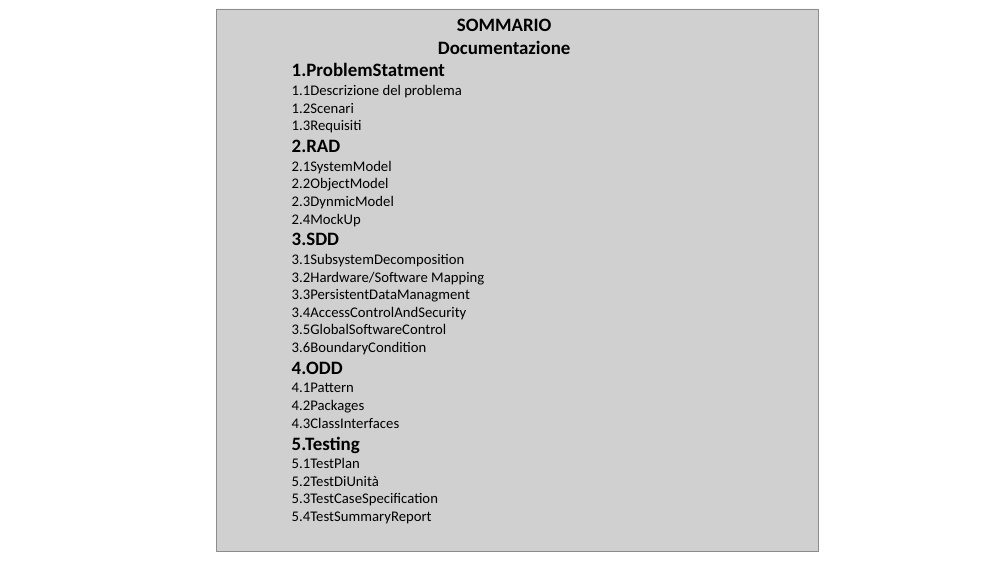
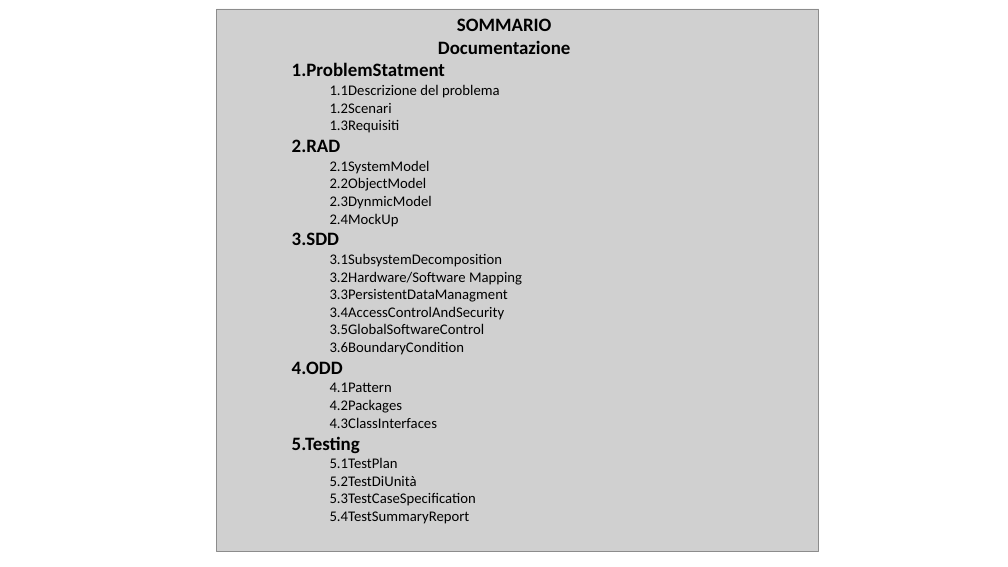
Before and after one commit to mario-santoro/Uni-AirLines, a slide deck: slide 2 of presentazioneIS.pptx. Drawn at 1008x567 pixels with LibreOffice and Linux fonts; fonts in the diff are those of the drawing; grey boxes stand for pictures. Boxes give left, top, right and bottom in pixels: in the first picture for what was removed or moved away, otherwise in the second. Text is boxed around its words. In the diff, an @@ line names an element or a change of style, - is before the commit and + after.

```diff
--- a/presentazioneIS.pptx
+++ b/presentazioneIS.pptx
@@ text at bbox=[330, 84, 522, 524]: list level 1 to 2 in "1.1Descrizione del problema"; list level 1 to 2 in "1.2Scenari"; list level 1 to 2 in "1.3Requisiti"; list level 1 to 2 in "2.1SystemModel"; list level 1 to 2 in "2.2ObjectModel"; list level 1 to 2 in "2.3DynmicModel"; list level 1 to 2 in "2.4MockUp"; list level 1 to 2 in "3.1SubsystemDecomposition"; list level 1 to 2 in "3.2Hardware/Software Mapping"; list level 1 to 2 in "3.3PersistentDataManagment"; list level 1 to 2 in "3.4AccessControlAndSecurity"; list level 1 to 2 in "3.5GlobalSoftwareControl"; list level 1 to 2 in "3.6BoundaryCondition"; list level 1 to 2 in "4.1Pattern"; list level 1 to 2 in "4.2Packages"; list level 1 to 2 in "4.3ClassInterfaces"; list level 1 to 2 in "5.1TestPlan"; list level 1 to 2 in "5.2TestDiUnità"; list level 1 to 2 in "5.3TestCaseSpecification"; list level 1 to 2 in "5.4TestSummaryReport" @@
```
Also in this commit, not shown: 5 slides added, 1 slide removed, 5 other files.
